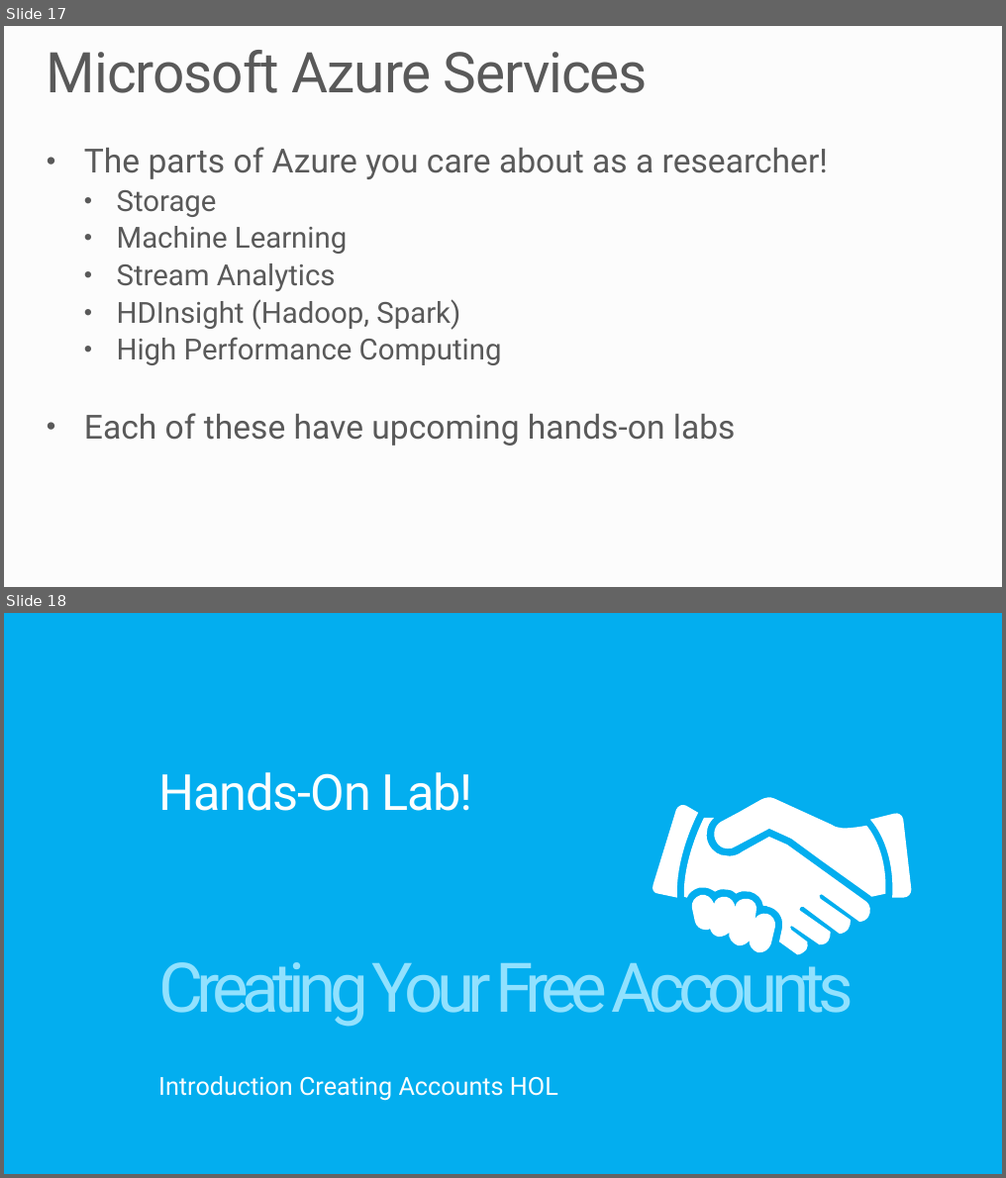
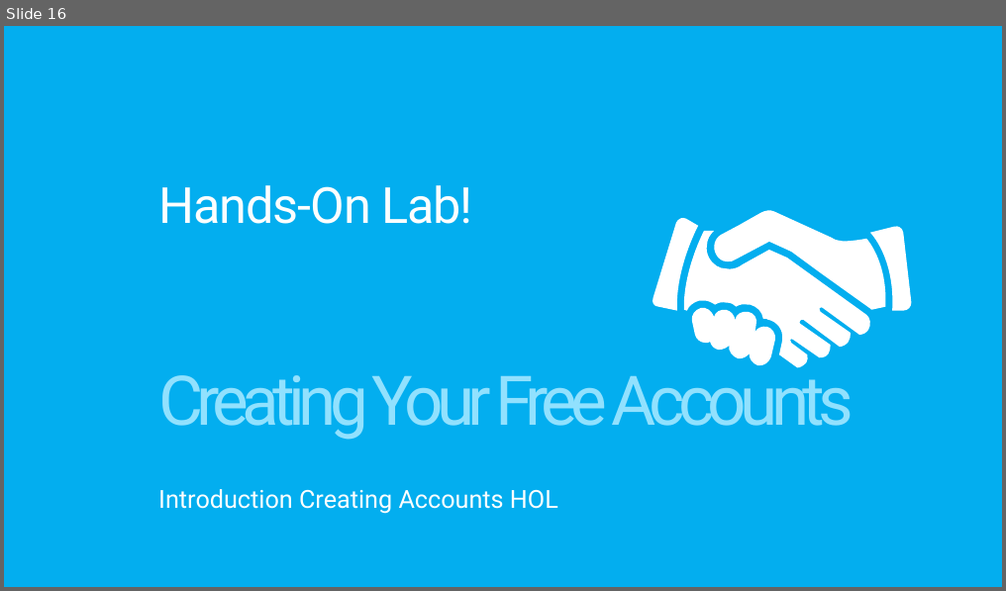
Before and after one commit to MSRConnections/Azure-training-course, a slide deck: Content/Introduction/Azure Overview.pptx. Shown one above the other, each under a label of ours: slides 17 and 18 before the commit, slide 16 after it. The pictures are 1006x1178 and 1006x591 pixels, drawn with LibreOffice and Linux fonts; fonts in the diff are those of the drawing; background and template pictures are left out. Boxes give left, top, right and bottom in pixels: in the first picture for what was removed or moved away, otherwise in the second. Text is boxed around its words. In the diff, an @@ line names an element or a change of style, - is before the commit and + after.

```diff
--- a/Content/Introduction/Azure Overview.pptx
+++ b/Content/Introduction/Azure Overview.pptx
@@ slide 17 removed at (4, 26, 1002, 587), background #FCFCFC @@
@@ title removed at (47, 50, 648, 93) @@
-Microsoft Azure Services
@@ text removed at (84, 147, 828, 446) @@
-• The parts of Azure you care about as a researcher!
-  • Storage
-  • Machine Learning
-  • Stream Analytics
-  • HDInsight (Hadoop, Spark)
-  • High Performance Computing
-• Each of these have upcoming hands-on labs
@@ what was slide 18 is now slide 16 @@
```
Also in this commit, not shown: 8 slides changed, 1 slide added, 2 other slides removed.
